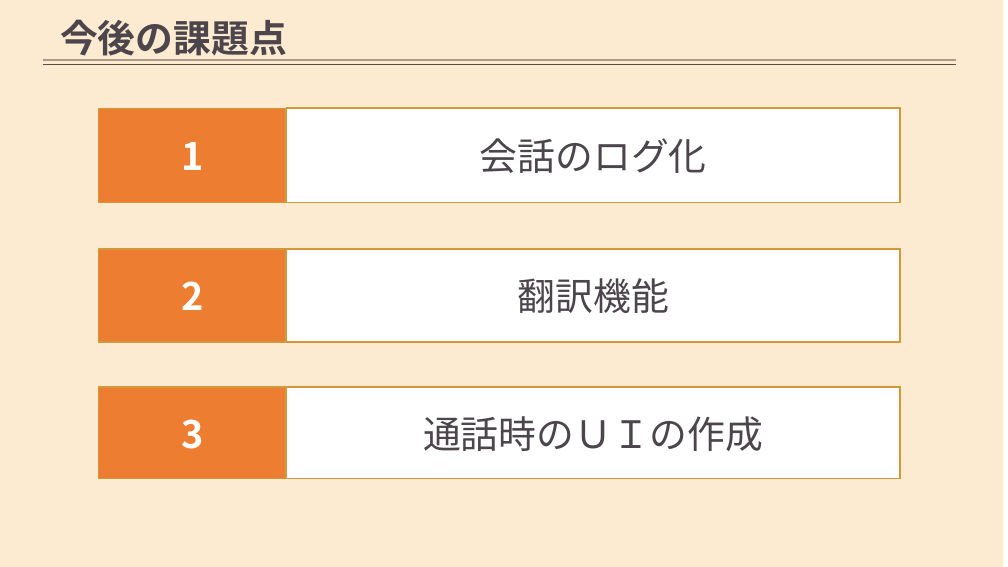
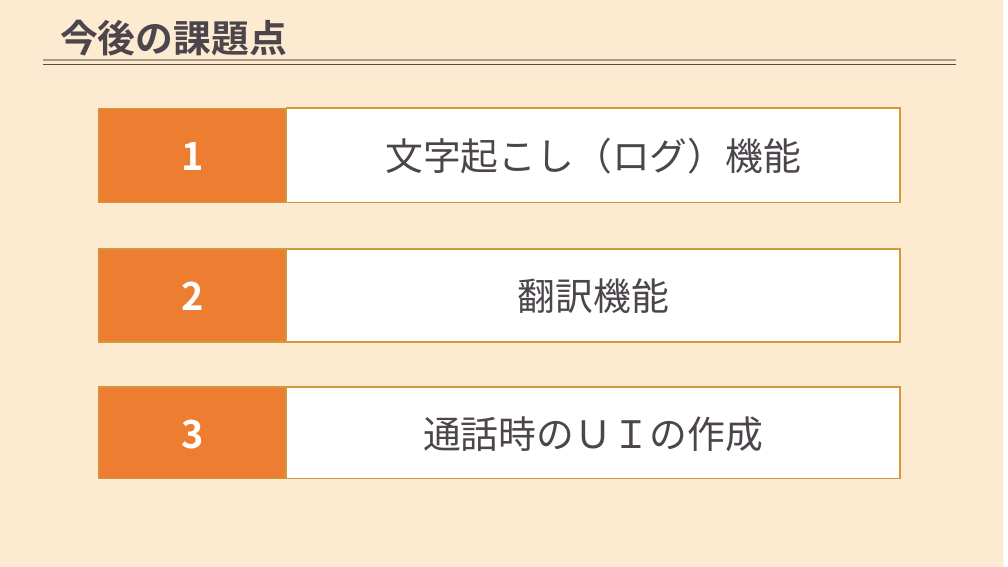
Before and after one commit to AdiosSora/subcall_cosmo, a slide deck: slide 10 of stable.pptx (slide 9 before the commit). Drawn at 1008x567 pixels with LibreOffice and Linux fonts; fonts in the diff are those of the drawing; background and template pictures are left out. Boxes give left, top, right and bottom in pixels: in the first picture for what was removed or moved away, otherwise in the second. Text is boxed around its words. In the diff, an @@ line names an element or a change of style, - is before the commit and + after.

```diff
--- a/stable.pptx
+++ b/stable.pptx
@@ text in rectangle at (385,138,801,174): text changed @@
-会話のログ化
+文字起こし（ログ）機能
```
Also in this commit, not shown: 3 other slides changed, 1 slide added, 1 slide removed, 1 other file.
